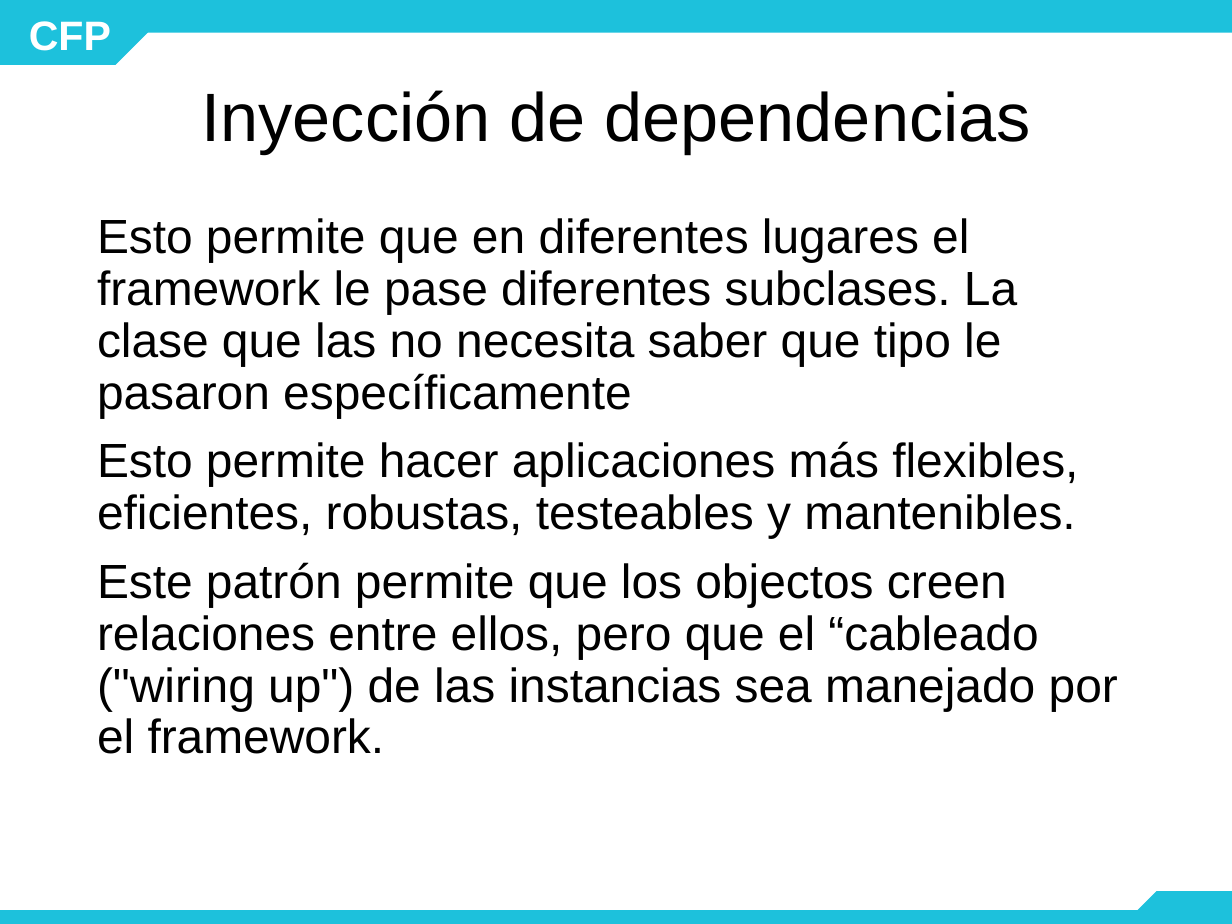
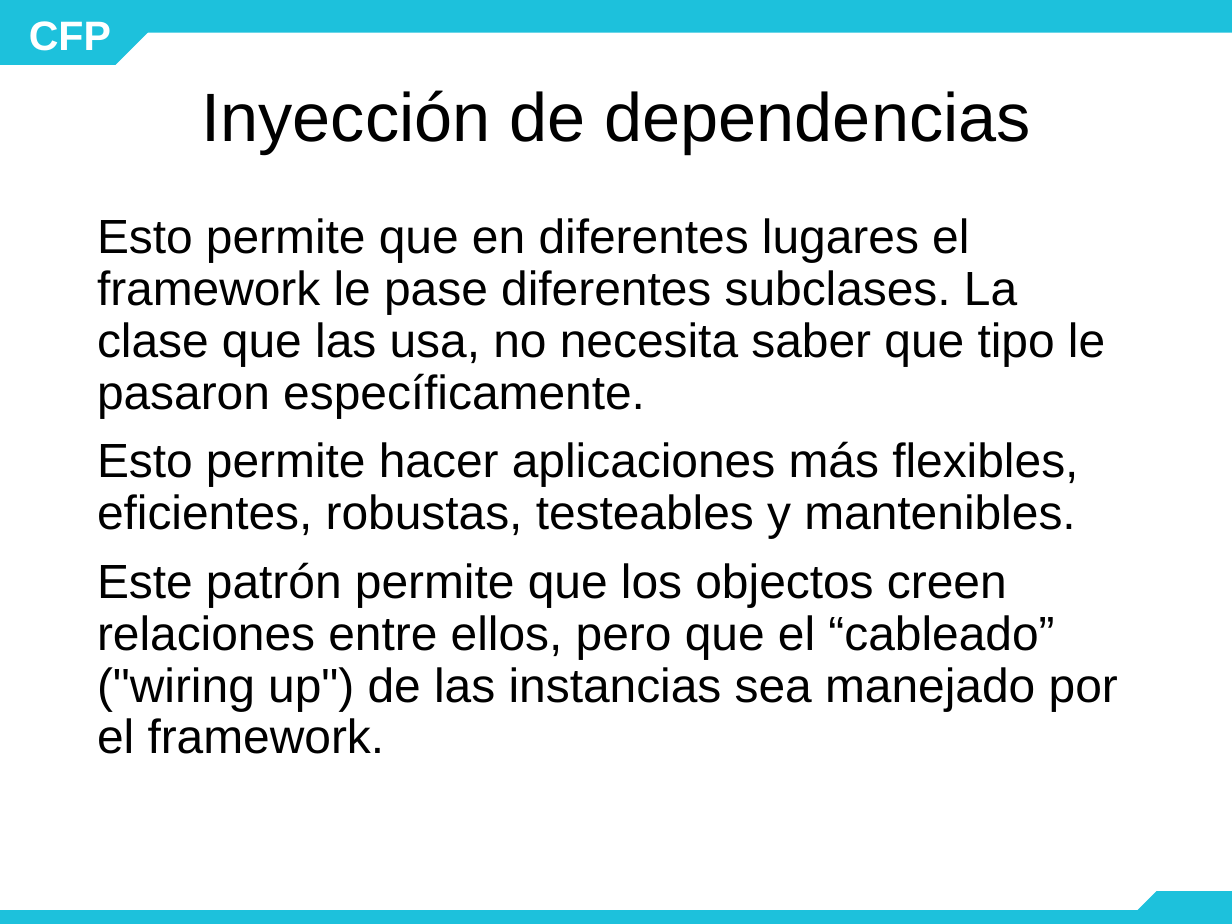
Before and after one commit to mariela21180/concesionaria, a slide deck: slide 16 of modulo4/4.3.1/- Teoria/03.1 MVC - Router y GET de API REST.pptx. Drawn at 1232x924 pixels with LibreOffice and Linux fonts; fonts in the diff are those of the drawing; background and template pictures are left out. Boxes give left, top, right and bottom in pixels: in the first picture for what was removed or moved away, otherwise in the second. Text is boxed around its words. In the diff, an @@ line names an element or a change of style, - is before the commit and + after.

```diff
--- a/modulo4/4.3.1/- Teoria/03.1 MVC - Router y GET de API REST.pptx
+++ b/modulo4/4.3.1/- Teoria/03.1 MVC - Router y GET de API REST.pptx
@@ text at (x1=97, y1=218, x2=1105, y2=418): text changed @@
-Esto permite que en diferentes lugares el framework le pase diferentes subclases. La clase que las no necesita saber que tipo le pasaron específicamente
+Esto permite que en diferentes lugares el framework le pase diferentes subclases. La clase que las usa, no necesita saber que tipo le pasaron específicamente.
@@ text at (x1=97, y1=562, x2=1118, y2=754): text changed @@
-Este patrón permite que los objectos creen relaciones entre ellos, pero que el “cableado ("wiring up") de las instancias sea manejado por el framework.
+Este patrón permite que los objectos creen relaciones entre ellos, pero que el “cableado” ("wiring up") de las instancias sea manejado por el framework.
```
Also in this commit, not shown: 8 other slides changed, 3 slides added, 1 other file.
